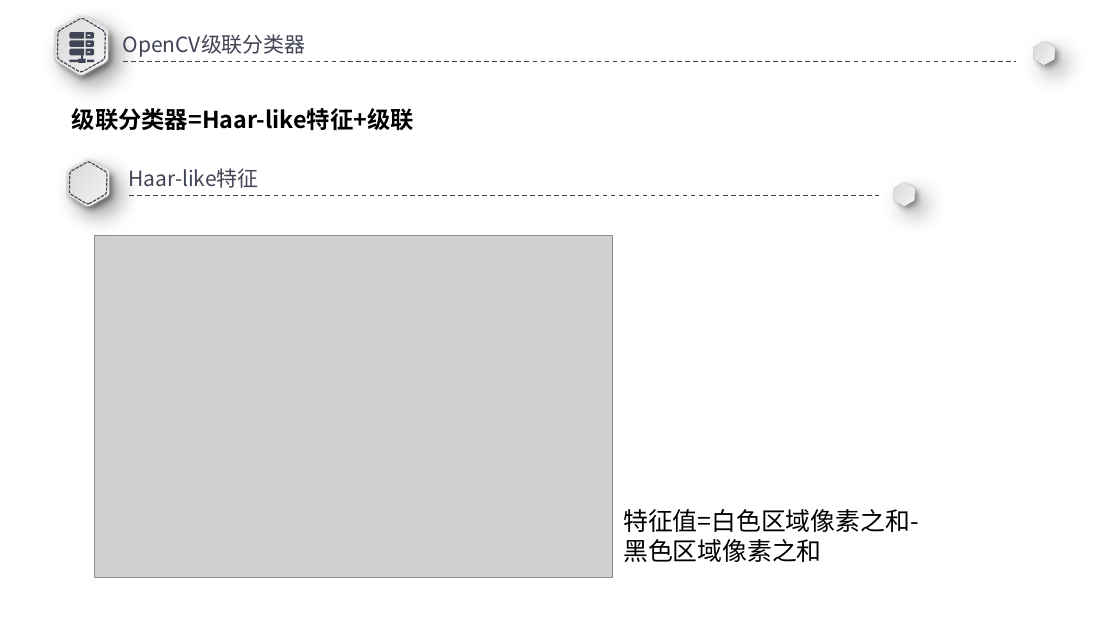
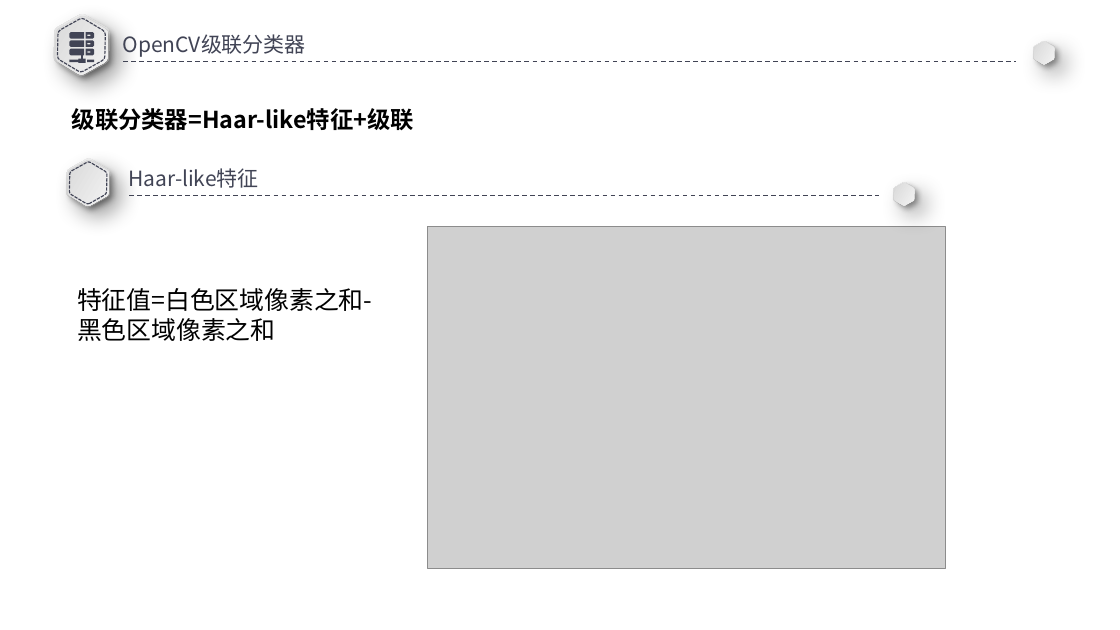
Before and after one commit to A7yanG/GA_Plank, a slide deck: slide 3 of 车牌.pptx. Drawn at 1120x630 pixels with LibreOffice and Linux fonts; fonts in the diff are those of the drawing; grey boxes stand for pictures. Boxes give left, top, right and bottom in pixels: in the first picture for what was removed or moved away, otherwise in the second. Text is boxed around its words. In the diff, an @@ line names an element or a change of style, - is before the commit and + after.

```diff
--- a/车牌.pptx
+++ b/车牌.pptx
@@ picture moved from (x1=94, y1=235, x2=613, y2=577) to (x1=428, y1=226, x2=946, y2=568) @@
@@ text "特征值=白色区域像素之和-黑色区域像素之和" moved from (x1=623, y1=509, x2=918, y2=562) to (x1=77, y1=288, x2=372, y2=341) @@
```
Also in this commit, not shown: 2 other slides changed.
